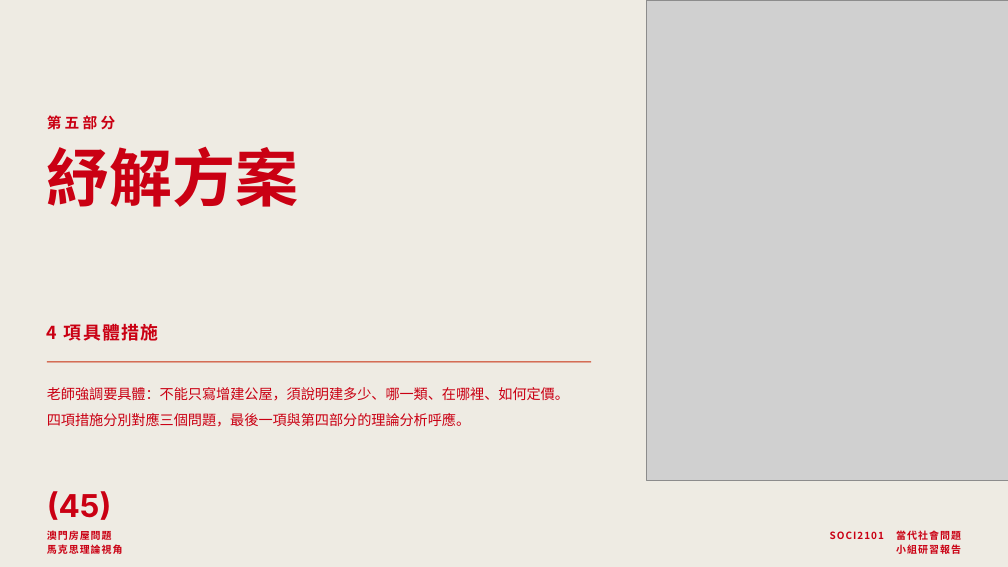
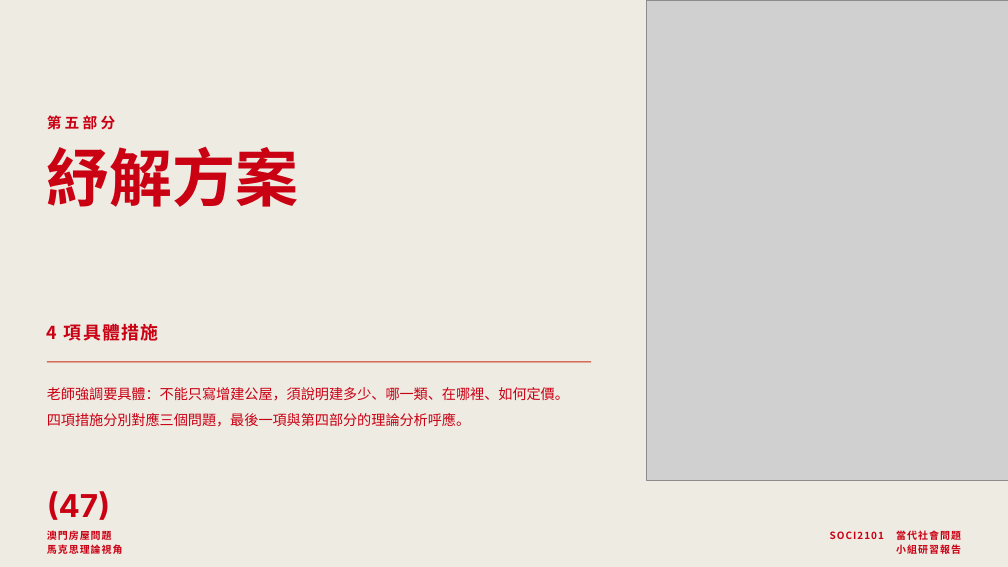
Before and after one commit to lammkiii/-, a slide deck: slide 47 of macau-housing-report/澳門房屋問題-小組研習報告.pptx (slide 45 before the commit). Drawn at 1008x567 pixels with LibreOffice and Linux fonts; fonts in the diff are those of the drawing; grey boxes stand for pictures. Boxes give left, top, right and bottom in pixels: in the first picture for what was removed or moved away, otherwise in the second. Text is boxed around its words. In the diff, an @@ line names an element or a change of style, - is before the commit and + after.

```diff
--- a/macau-housing-report/澳門房屋問題-小組研習報告.pptx
+++ b/macau-housing-report/澳門房屋問題-小組研習報告.pptx
@@ text at bbox=[47, 491, 110, 520]: text changed @@
-(45)
+(47)
```
Also in this commit, not shown: 40 other slides changed, 2 slides added, 8 other files.
